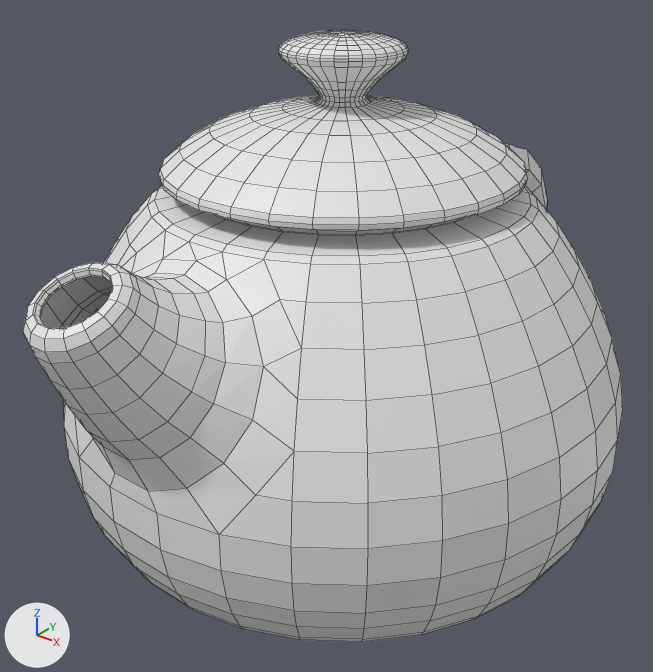
A saved change to the OBJ model assets/geos/tests/txTeapot_separateNoUdim_1K_v_f_g.obj.
Rendered twice from a 50 mm camera at (14.8, -19.3, 17.3) aimed at (-0.4, -0.2, 5.5). Lighting does not change. The marker at lower left points along +X, +Y and +Z. Mesh edges are drawn as thin lines. Where no turn or scale is listed for an object, it has been applied to the vertices. Vertices at the same position are counted once.

The older version as bpy lines, for what is in view:
```python
me_txteapot_separatenoudim_1k_v_f_g = bpy.data.meshes.new('txTeapot_separateNoUdim_1K_v_f_g')
me_txteapot_separatenoudim_1k_v_f_g.from_pydata(...)  # 1524 vertices, 1510 faces; spans x -8.3..8.2, y -10.1..12.3, z 0.0..14.2
ob_txteapot_separatenoudim_1k_v_f_g = bpy.data.objects.new('txTeapot_separateNoUdim_1K_v_f_g', me_txteapot_separatenoudim_1k_v_f_g)
ob_txteapot_separatenoudim_1k_v_f_g.location = (0.0, 0.0, 0.0)
```
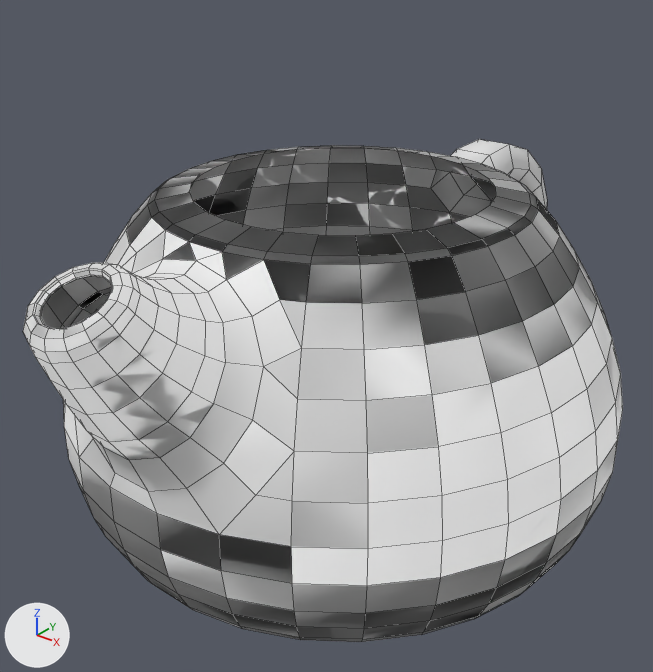
Boxes [x1, y1, x2, y2] around the edits, measured in the pictures (653 x 672 px):
'txTeapot_separateNoUdim_1K_v_f_g', reshaped
    before: [23, 30, 623, 642]
    after: [23, 139, 623, 642]
part 1 of me_txteapot_separatenoudim_1k_v_f_g, cut back
    before: [160, 30, 505, 232]

Diff of the bpy script that builds the scene:
```diff
--- a/assets/geos/tests/txTeapot_separateNoUdim_1K_v_f_g.obj.py
+++ b/assets/geos/tests/txTeapot_separateNoUdim_1K_v_f_g.obj.py
@@ me_txteapot_separatenoudim_1k_v_f_g @@
 # used by ob_txteapot_separatenoudim_1k_v_f_g; location = (0.0, 0.0, 0.0)
-me_txteapot_separatenoudim_1k_v_f_g.from_pydata(...)  # 1524 vertices, 1510 faces; spans x -8.3..8.2, y -10.1..12.3, z 0.0..14.2
+me_txteapot_separatenoudim_1k_v_f_g.from_pydata(...)  # 1409 vertices, 804 faces; spans x -8.3..8.2, y -10.1..12.3, z 0.0..14.2
+# me_txteapot_separatenoudim_1k_v_f_g part 1: 2 vertices moved within x -0.1..0.3, y -0.4..0.2, z 14.2; 115 vertices removed from x -3.9..4.8, y -4.5..4.7, z 10.2..14.2
+# me_txteapot_separatenoudim_1k_v_f_g part 2: the surface is now shaded smooth
```
